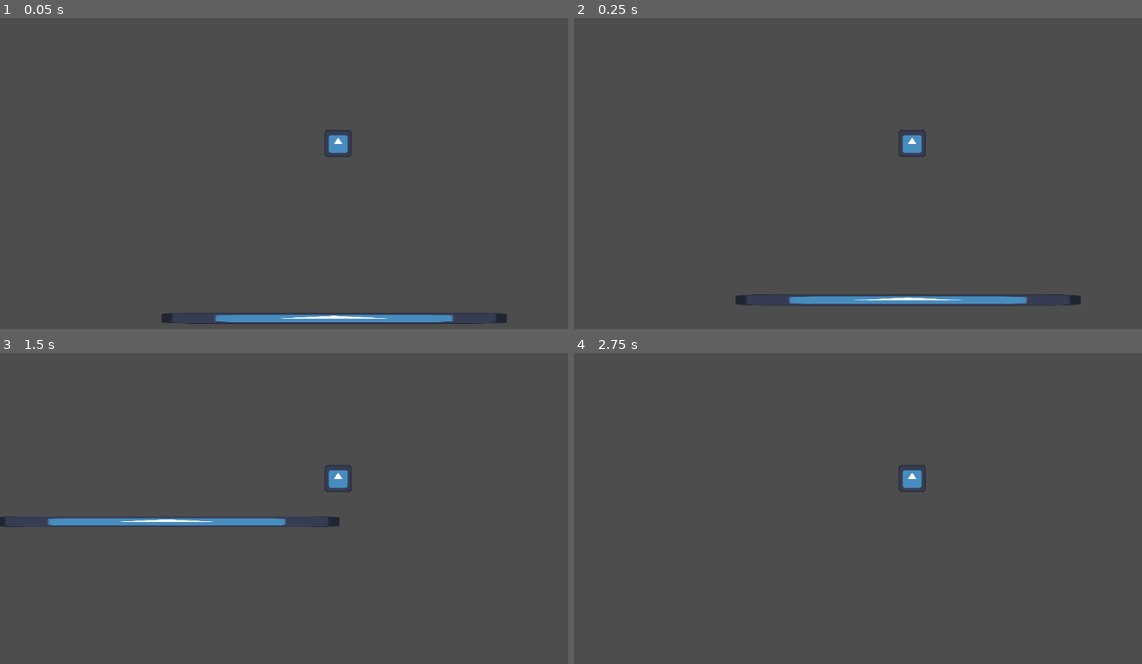
Above: before the commit, frames 1-4 (two rows, left to right).
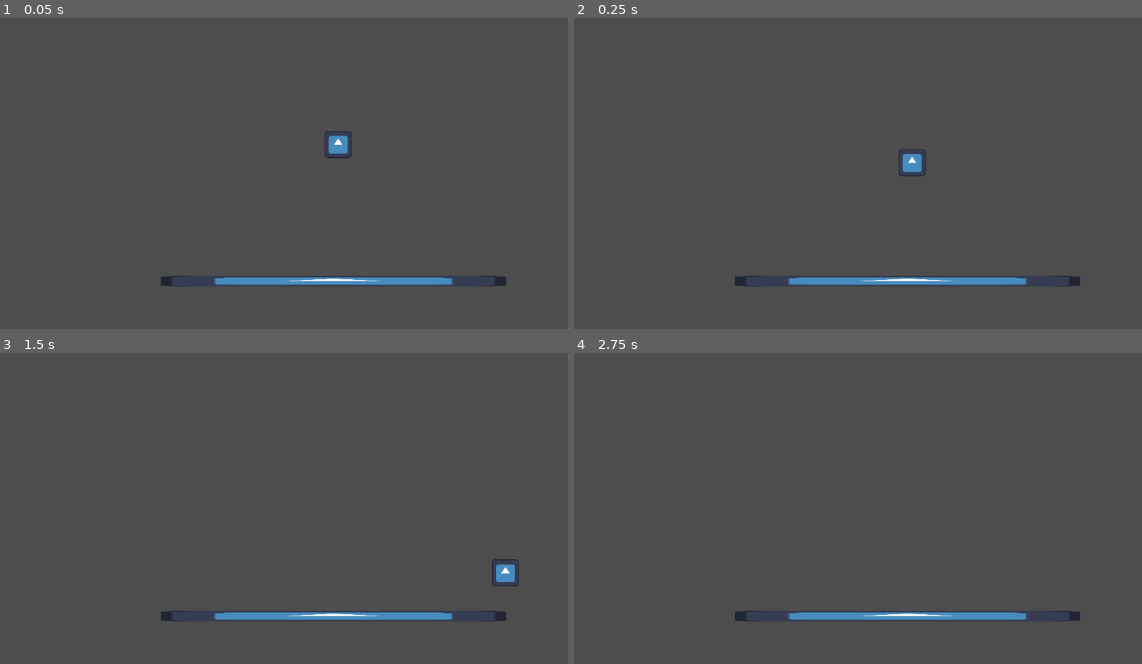
Above: after the commit, the same moments.

Repository: sunstone52/gmtk-gamejam-2024
Game: Godot game, scene res://scenes/scene.tscn
Same seed, same stepped clock (60 frames per second), same inputs: the game is played once before the commit and once after it. The engine's default icon, where the game draws it, is replaced by a stand-in: a white triangle on a blue panel in a dark square.
Inputs:
- Up to frame 1 (0.05 s): no input
- Up to frame 2 (0.25 s): no input
- Up to frame 3 (1.5 s): tap Enter (ui_accept) at 0.5, 0.77 s; hold Right (ui_right) from 0.53 s (still down)
- Up to frame 4 (2.75 s): tap Enter (ui_accept) at 1.52 s; release Right (ui_right) at 2.03 s; hold Left (ui_left) from 2.03 s (still down)

The runs differ from the first frame. In frame 1, 2.7% of the frame differs, in the area x 28-90%, y 36-99%; in frame 2, 3.2%, in the area x 28-90%, y 36-93%; in frame 3, 2.9%; in frame 4, 1.4%.

Commit message:
fix script location

Diff:
--- a/scenes/scene.tscn
+++ b/scenes/scene.tscn
@@ -1,6 +1,6 @@
 [gd_scene load_steps=6 format=3 uid="uid://buo2lbjhnkh3u"]
 
-[ext_resource type="Script" path="res://Scripts/CharacterBody2D.gd" id="1_n8gar"]
+[ext_resource type="Script" path="res://scripts/CharacterBody2D.gd" id="1_cp2ry"]
 [ext_resource type="Texture2D" uid="uid://cvva14e7sm8vn" path="res://assets/icon.svg" id="2_1csqc"]
 
 [sub_resource type="RectangleShape2D" id="RectangleShape2D_aj8bw"]
@@ -12,9 +12,12 @@
 
 [node name="Node2D" type="Node2D"]
 
+[node name="Camera2D" type="Camera2D" parent="."]
+position = Vector2(597, 382)
+
 [node name="CharacterBody2D" type="CharacterBody2D" parent="."]
-position = Vector2(596, 317)
-script = ExtResource("1_n8gar")
+position = Vector2(597, 382)
+script = ExtResource("1_cp2ry")
 
 [node name="Sprite2D" type="Sprite2D" parent="CharacterBody2D"]
 scale = Vector2(0.359375, 0.359375)
@@ -22,8 +25,6 @@
 
 [node name="CollisionShape2D" type="CollisionShape2D" parent="CharacterBody2D"]
 shape = SubResource("RectangleShape2D_aj8bw")
-
-[node name="Camera2D" type="Camera2D" parent="CharacterBody2D"]
 
 [node name="Floor" type="StaticBody2D" parent="."]
 position = Vector2(589, 617)
